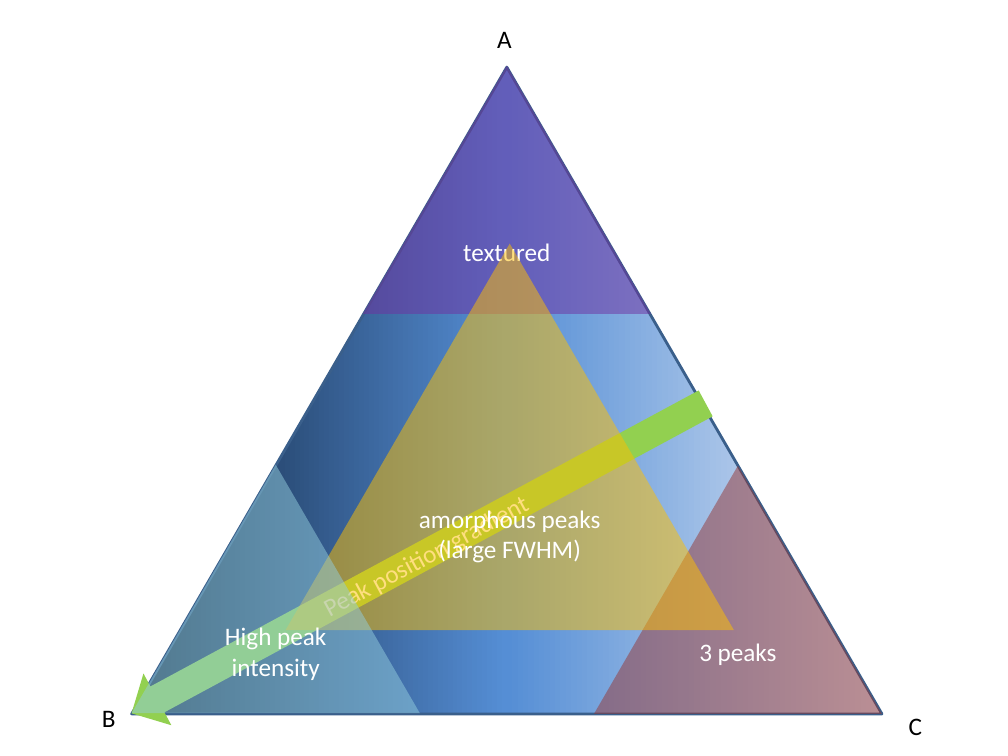
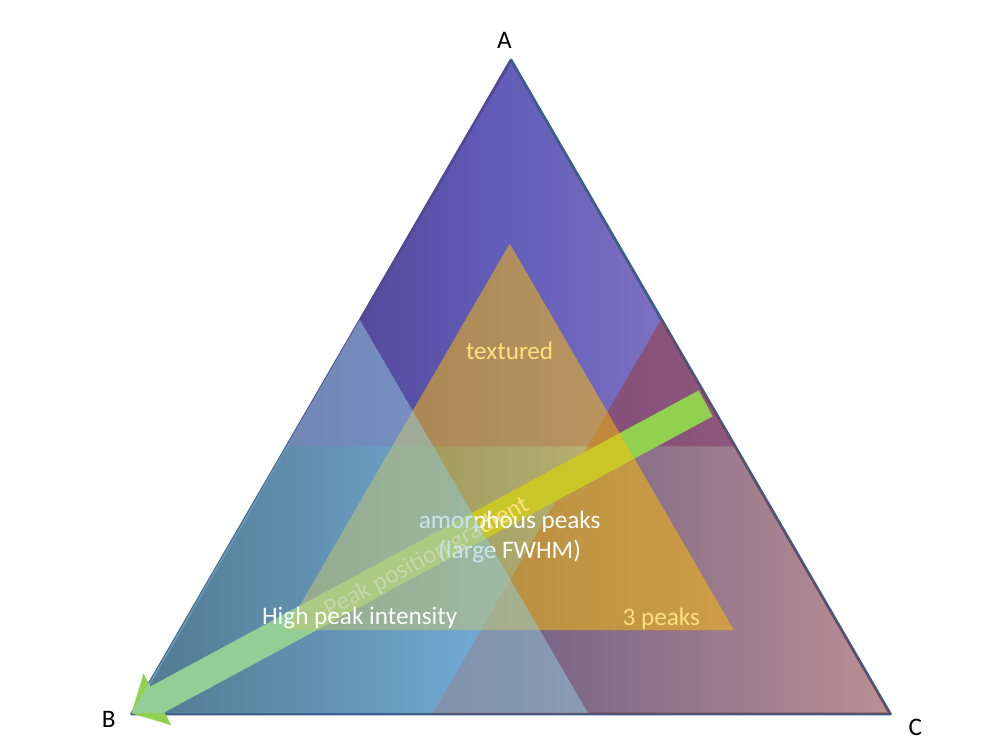
Before and after one commit to buptxz/segmentation_CoFeZr, a slide deck: slide 1 of data/dummy_data/Map_for_dummy_dataset.pptx. Drawn at 1008x756 pixels with LibreOffice and Linux fonts; fonts in the diff are those of the drawing. Boxes give left, top, right and bottom in pixels: in the first picture for what was removed or moved away, otherwise in the second. Text is boxed around its words. In the diff, an @@ line names an element or a change of style, - is before the commit and + after.

```diff
--- a/data/dummy_data/Map_for_dummy_dataset.pptx
+++ b/data/dummy_data/Map_for_dummy_dataset.pptx
@@ triangle: place and size @@
-triangle at [132, 68, 882, 715]
+triangle at [132, 59, 891, 714]
@@ triangle "textured": place and size @@
-triangle "textured" at [363, 66, 651, 313]
+triangle "textured" at [285, 59, 734, 446]
@@ triangle "High peak intensity": place and size @@
-triangle "High peak intensity" at [132, 465, 420, 713]
+triangle "High peak intensity" at [132, 320, 589, 713]
@@ triangle "3 peaks": place and size @@
-triangle "3 peaks" at [594, 466, 882, 714]
+triangle "3 peaks" at [432, 320, 890, 715]
```
Also in this commit, not shown: 23 other files.
